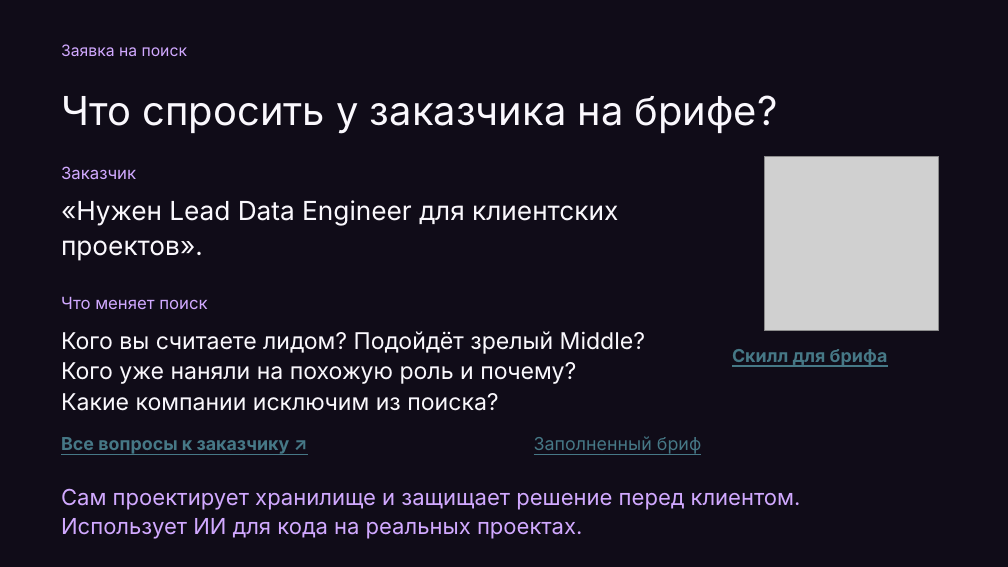
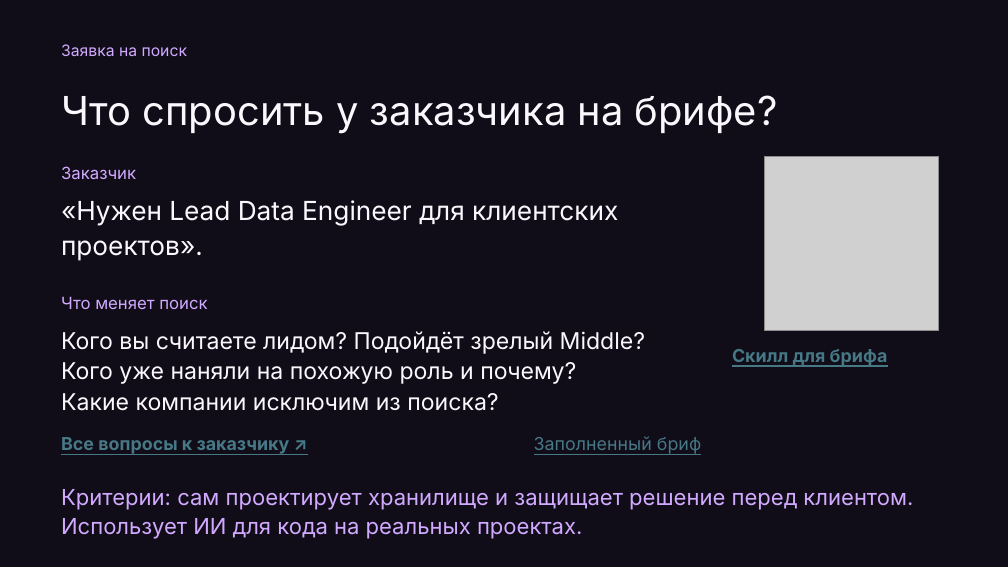
Before and after one commit to Da6ka/ta-meetup-ai-sourcing-2026-11-19, a slide deck: slide 5 of materials/spb-it-recruiter-meetup.pptx (slide 4 before the commit). Drawn at 1008x567 pixels with LibreOffice and Linux fonts; fonts in the diff are those of the drawing; grey boxes stand for pictures. Boxes give left, top, right and bottom in pixels: in the first picture for what was removed or moved away, otherwise in the second. Text is boxed around its words. In the diff, an @@ line names an element or a change of style, - is before the commit and + after.

```diff
--- a/materials/spb-it-recruiter-meetup.pptx
+++ b/materials/spb-it-recruiter-meetup.pptx
@@ text at [61, 489, 913, 510]: text changed @@
-Сам проектирует хранилище и защищает решение перед клиентом.
+Критерии: сам проектирует хранилище и защищает решение перед клиентом.
```
Also in this commit, not shown: 17 other slides changed, 7 slides added, 6 slides removed, 11 other files.
